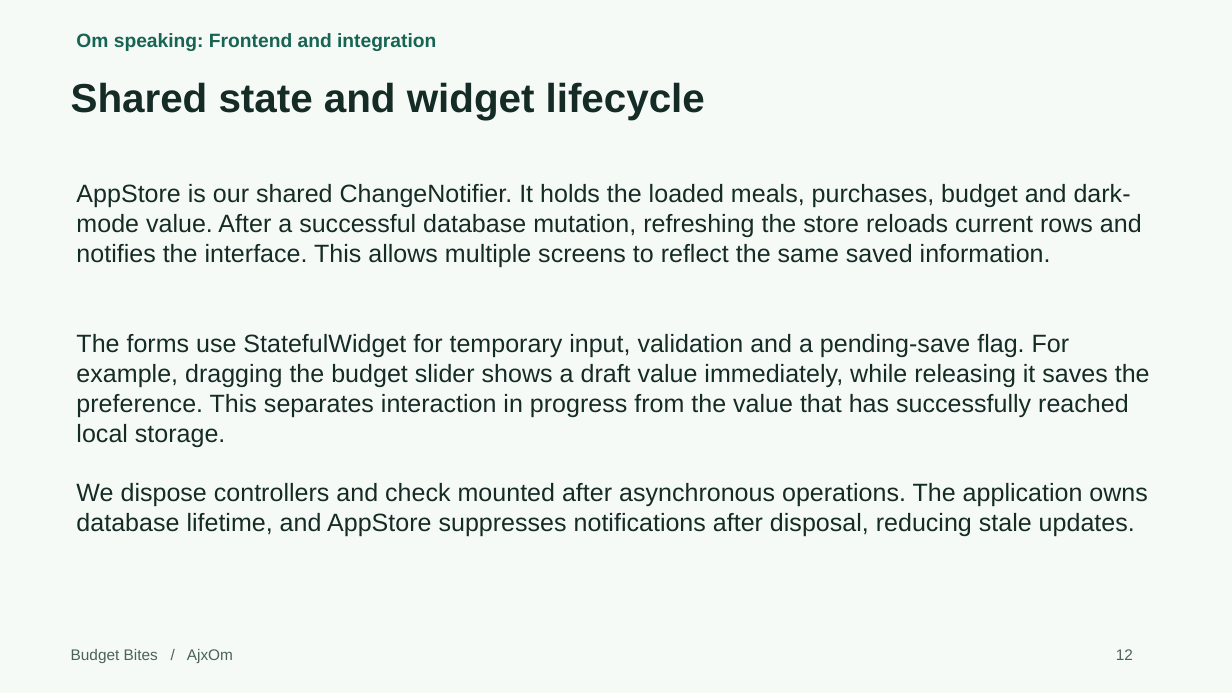
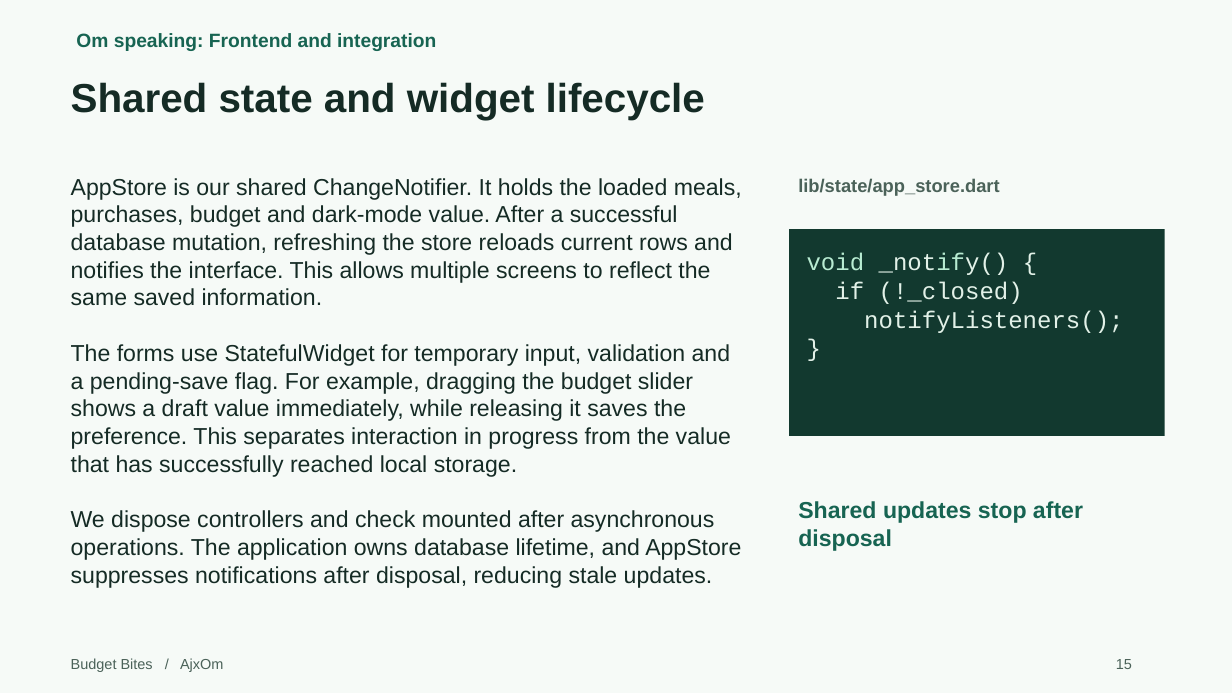
Before and after one commit to Omswaroopreddyudumula/ajxom-budget-bites, a slide deck: slide 15 of submission/Project1_Presentation.pptx (slide 12 before the commit). Drawn at 1232x693 pixels with LibreOffice and Linux fonts; fonts in the diff are those of the drawing. Boxes give left, top, right and bottom in pixels: in the first picture for what was removed or moved away, otherwise in the second. Text is boxed around its words. In the diff, an @@ line names an element or a change of style, - is before the commit and + after.

```diff
--- a/submission/Project1_Presentation.pptx
+++ b/submission/Project1_Presentation.pptx
@@ text "AppStore is our shared ChangeNotifier. ...": place and size @@
-text "AppStore is our shared ChangeNotifier. ..." at [76,334,1150,447]
+text "AppStore is our shared ChangeNotifier. ..." at [71,178,742,588]
@@ text at [71,178,742,306]: paragraph added @@
+AppStore is our shared ChangeNotifier. It holds the loaded meals, purchases, budget and dark-mode value. After a successful database mutation, refreshing the store reloads current rows and notifies the interface. This allows multiple screens to reflect the same saved information.
@@ text added at [798,178,999,196], 14.2 pt, text #4B6259, bold @@
+lib/state/app_store.dart
@@ text removed at [76,184,1142,268] @@
-AppStore is our shared ChangeNotifier. It holds the loaded meals, purchases, budget and dark-mode value. After a successful database mutation, refreshing the store reloads current rows and notifies the interface. This allows multiple screens to reflect the same saved information.
@@ rectangle added at [789,229,1165,436], fill #12392F, 18.8 pt, text #E2F1E8 @@
+void _notify() {
+if (!_closed)
+notifyListeners();
+}
@@ text at [71,344,731,477]: size 19.5 to 18 pt in "The forms use StatefulWidget for temporary input, ..." @@
@@ text removed at [76,483,1147,537] @@
-We dispose controllers and check mounted after asynchronous operations. The application owns database lifetime, and AppStore suppresses notifications after disposal, reducing stale updates.
@@ text added at [798,501,1083,551], 18 pt, text #176452, bold @@
+Shared updates stop after disposal
@@ text at [71,510,741,588]: paragraph added @@
+We dispose controllers and check mounted after asynchronous operations. The application owns database lifetime, and AppStore suppresses notifications after disposal, reducing stale updates.
@@ text "Budget Bites / AjxOm": place and size @@
-text "Budget Bites / AjxOm" at [71,649,233,663]
+text "Budget Bites / AjxOm" at [71,658,223,672]
@@ text "Budget Bites / AjxOm" at [71,658,223,672]: size 12 to 11.2 pt @@
@@ text removed at [1116,649,1133,660] @@
-12
@@ text added at [1116,659,1132,669], 11.2 pt, text #4B6259 @@
+15
```
Also in this commit, not shown: 21 other slides changed, 6 slides added, 3 other files.
